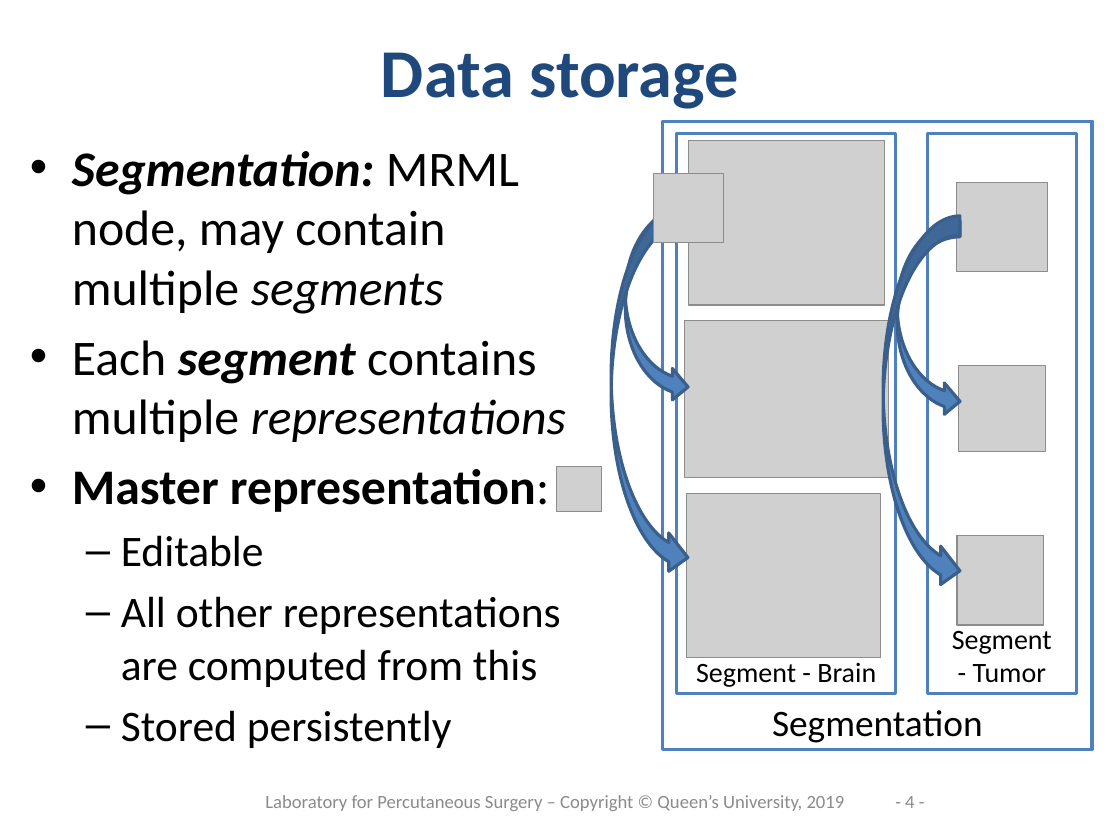
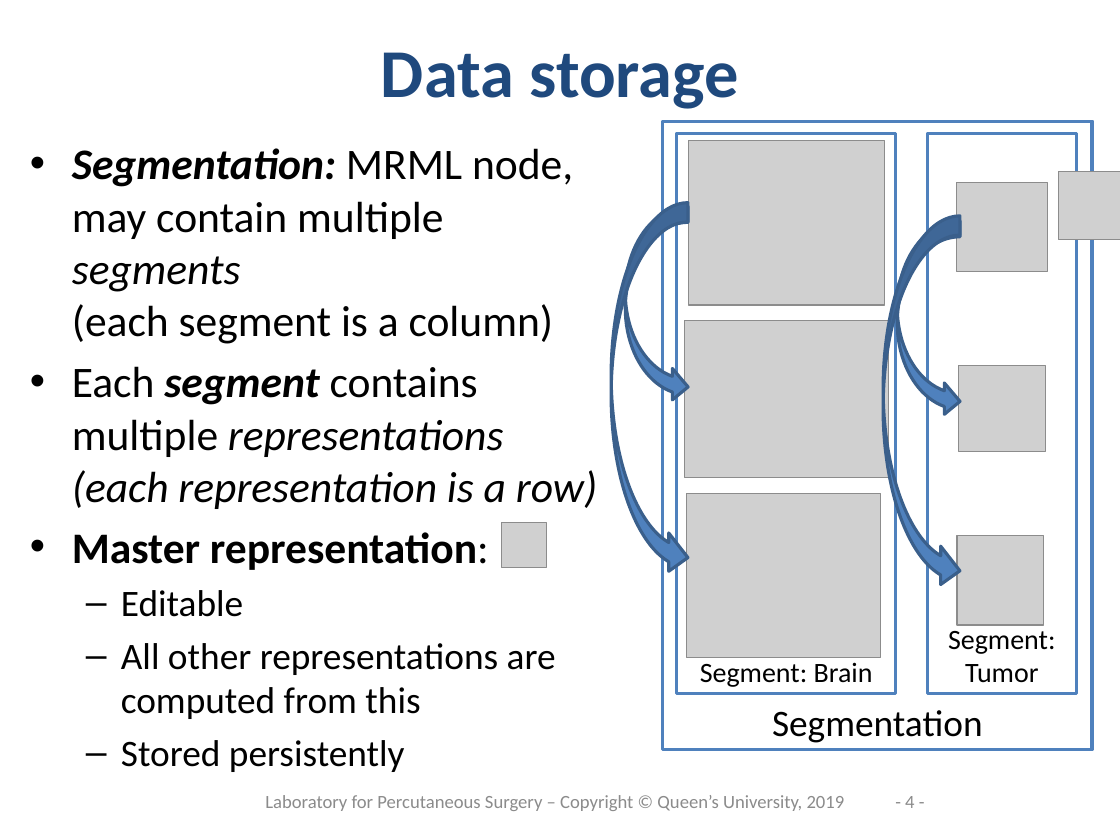
Before and after one commit to PerkLab/PerkLabBootcamp, a slide deck: slide 4 of Doc/day1_9_SegmentationBasics.pptx. Drawn at 1120x840 pixels with LibreOffice and Linux fonts; fonts in the diff are those of the drawing; grey boxes stand for pictures; background and template pictures are left out. Boxes give left, top, right and bottom in pixels: in the first picture for what was removed or moved away, otherwise in the second. Text is boxed around its words. In the diff, an @@ line names an element or a change of style, - is before the commit and + after.

Commit message:
Small improvements in Segmentations slides

```diff
--- a/Doc/day1_9_SegmentationBasics.pptx
+++ b/Doc/day1_9_SegmentationBasics.pptx
@@ text at [72, 148, 597, 509]: text changed; size 32 to 28 pt; italic on @@
-• Segmentation: MRML node, may contain multiple segments
-• Each segment contains multiple representations
+• Segmentation: MRML node, may contain multiple segments
+  (each segment is a column)
+• Each segment contains multiple representations
+  (each representation is a row)
@@ picture: place and size @@
-picture at [654, 174, 724, 242]
+picture at [1058, 171, 1120, 240]
@@ text at [72, 532, 556, 719]: size 32 to 28 pt in "Master representation:"; size 28 to 24 pt in "Editable", "All other representations are computed from this", "Stored persistently" @@
@@ picture: place and size @@
-picture at [557, 467, 601, 512]
+picture at [502, 523, 547, 568]
@@ text in rectangle at [948, 625, 1055, 683]: text changed @@
-Segment
-- Tumor
+Segment: Tumor
@@ text in rectangle at [700, 662, 873, 687]: text changed @@
-Segment - Brain
+Segment: Brain
```
